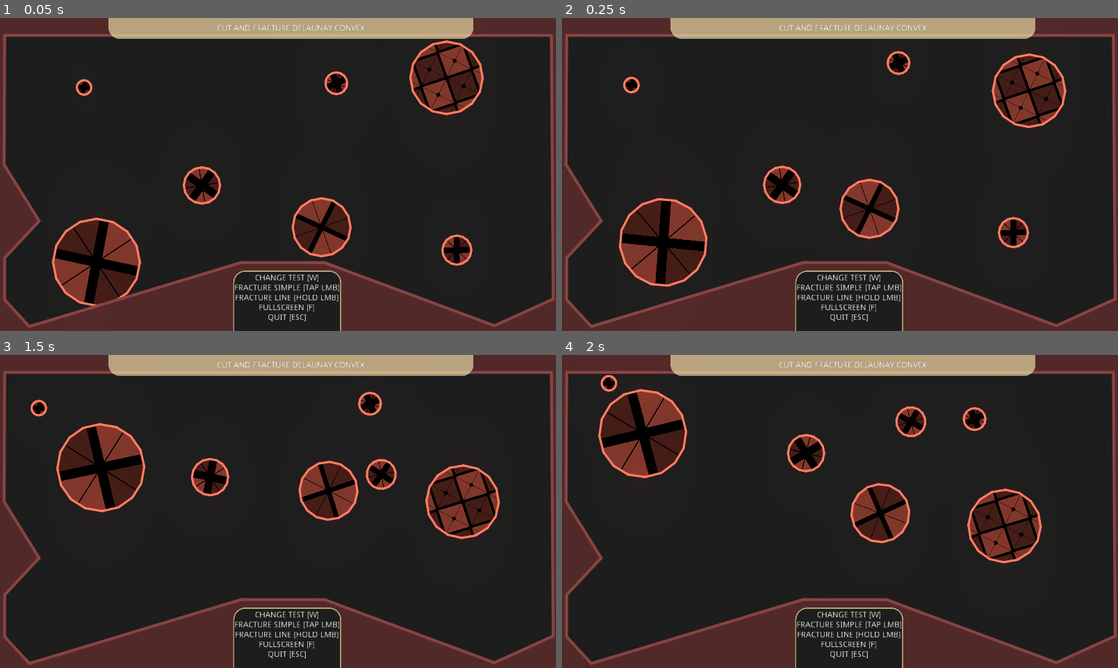
Above: before the commit, frames 1-4 (two rows, left to right).
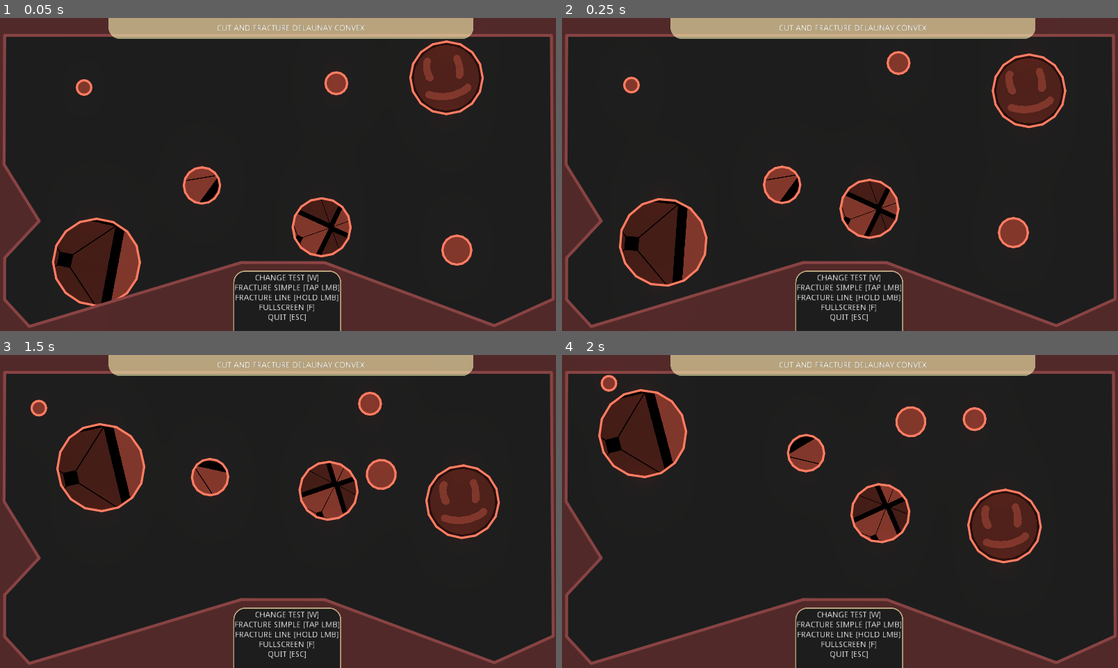
Above: after the commit, the same moments.

Repository: SoloByte/godot-polygon2d-fracture
Game: Godot game, scene res://demo/src/Main.tscn
Same seed, same stepped clock (60 frames per second), same inputs: the game is played once before the commit and once after it.
Inputs (mouse positions are in pixels of both pictures, inside the frame that each line leads up to):
- Up to frame 1 (0.05 s): no input
- Up to frame 2 (0.25 s): no input
- Up to frame 3 (1.5 s): move the mouse to (400, 495) at 0.52 s; hold S (fracture) 0.53-1.28 s; click (400, 495) at 0.67 s; move the mouse to (166, 527) at 1.27 s; tap Q (auto) at 1.35 s; click (166, 527) at 1.42 s
- Up to frame 4 (2 s): tap S (fracture) at 1.55 s

The runs differ from the first frame. In frame 1, 5.6% of the frame differs, in the area x 9-87%, y 8-92%; in frame 2, 5.6%; in frame 3, 5.6%, in the area x 5-90%, y 12-58%; in frame 4, 5.6%.

Commit message:
polygon cutFracture texture system works now. (also simplified)

Diff:
--- a/demo/src/CutFracture.gd
+++ b/demo/src/CutFracture.gd
@@ -222,9 +222,8 @@
 			var mass : float = s_mass * area_p
 			var dir : Vector2 = (shape.spawn_pos - cut_pos).normalized()
 
-			var texture_info : Dictionary = source.getTextureDetails()
-			var texture_offset : Vector2 = shape.spawn_pos - source.global_position
-			texture_info.offset += texture_offset.rotated(-source.global_rotation)
+			var texture_info : Dictionary = source.getTextureInfo()
+			texture_info.offset += shape.centroid.rotated(texture_info.rot)
 
 			call_deferred("spawnRigibody2d", shape, source.modulate, s_lin_vel + dir * cut_force, s_ang_vel, mass, cut_pos,texture_info)
 
--- a/demo/src/RigidBody2D.gd
+++ b/demo/src/RigidBody2D.gd
@@ -5,7 +5,13 @@
 #export(Vector2) var rand_angular_velocity_range = Vector2(-10.0, 10.0)
 export(float) var radius : float = 250.0
 export(int, 0, 5, 1) var smoothing : int = 1
+
 export(bool) var placed_in_level : bool = false
+export(bool) var randomize_texture_properties : bool = true
+export(Texture) var poly_texture
+
+
+
 
 onready var _polygon2d := $Polygon2D
 onready var _line2d := $Polygon2D/Line2D
@@ -16,16 +22,18 @@
 
 func _ready() -> void:
 	_rng.randomize()
-	var poly = PolygonLib.createCirclePolygon(radius, smoothing)
-	setPolygon(poly)
-	linear_velocity = Vector2.RIGHT.rotated(PI * 2.0 * _rng.randf()) * _rng.randf_range(rand_linear_velocity_range.x, rand_linear_velocity_range.y)
-#	angular_velocity = _rng.randf_range(rand_angular_velocity_range.x, rand_angular_velocity_range.y)
+	if placed_in_level:
+		var poly = PolygonLib.createCirclePolygon(radius, smoothing)
+		setPolygon(poly)
 
+		linear_velocity = Vector2.RIGHT.rotated(PI * 2.0 * _rng.randf()) * _rng.randf_range(rand_linear_velocity_range.x, rand_linear_velocity_range.y)
 
-	if placed_in_level:
-		var rand_scale : float = _rng.randf_range(0.5, 2.0)
-		_polygon2d.texture_scale = Vector2(rand_scale, rand_scale)
-		_polygon2d.texture_rotation = _rng.randf_range(0.0, PI * 2.0)
+		_polygon2d.texture = poly_texture
+		if randomize_texture_properties:
+			var rand_scale : float = _rng.randf_range(0.5, 2.0)
+			_polygon2d.texture_scale = Vector2(rand_scale, rand_scale)
+			_polygon2d.texture_rotation = _rng.randf_range(0.0, PI * 2.0)
+			_polygon2d.texture_offset = Vector2(_rng.randf_range(-500, 500), _rng.randf_range(-500, 500))
 
 
 
@@ -46,7 +54,7 @@
 	_polygon2d.texture_rotation = texture_info.rot
 
 
-func getTextureDetails() -> Dictionary:
+func getTextureInfo() -> Dictionary:
 	return {"texture" : _polygon2d.texture, "rot" : _polygon2d.texture_rotation, "offset" : _polygon2d.texture_offset, "scale" : _polygon2d.texture_scale}
 
 
--- a/demo/src/RigidBody2D.tscn
+++ b/demo/src/RigidBody2D.tscn
@@ -1,7 +1,6 @@
-[gd_scene load_steps=4 format=2]
+[gd_scene load_steps=3 format=2]
 
 [ext_resource path="res://demo/src/RigidBody2D.gd" type="Script" id=1]
-[ext_resource path="res://demo/tile-test-01.png" type="Texture" id=2]
 
 [sub_resource type="PhysicsMaterial" id=1]
 friction = 0.0
@@ -21,7 +20,6 @@
 [node name="Polygon2D" type="Polygon2D" parent="."]
 show_behind_parent = true
 color = Color( 0.545098, 0.545098, 0.545098, 1 )
-texture = ExtResource( 2 )
 
 [node name="Line2D" type="Line2D" parent="Polygon2D"]
 default_color = Color( 1.25, 1.25, 1.25, 1 )
--- a/demo/test-scenes/cut-scenes/usable/CutFracture.tscn
+++ b/demo/test-scenes/cut-scenes/usable/CutFracture.tscn
@@ -6,6 +6,9 @@
 [ext_resource path="res://demo/src/CutFracture.gd" type="Script" id=4]
 [ext_resource path="res://demo/src/CutShapeVisualizer.tscn" type="PackedScene" id=5]
 [ext_resource path="res://pool-manager/Pool2DBasic.tscn" type="PackedScene" id=6]
+[ext_resource path="res://demo/smiley-face.png" type="Texture" id=7]
+[ext_resource path="res://demo/tile-test-01.png" type="Texture" id=8]
+[ext_resource path="res://demo/src/RigidBody2D.gd" type="Script" id=9]
 
 [sub_resource type="PhysicsMaterial" id=1]
 friction = 0.0
@@ -25,11 +28,37 @@
 [node name="SourcePolygons" type="Node2D" parent="CutFracture" index="0"]
 show_behind_parent = true
 
-[node name="RigidBody2D" parent="CutFracture/SourcePolygons" index="0" instance=ExtResource( 2 )]
+[node name="RigidBody2D" type="RigidBody2D" parent="CutFracture/SourcePolygons" index="0"]
 position = Vector2( 1139.98, -682.293 )
+collision_layer = 4
+collision_mask = 5
+mass = 100.0
 physics_material_override = SubResource( 1 )
+gravity_scale = 0.0
+script = ExtResource( 9 )
 rand_linear_velocity_range = Vector2( 500, 1000 )
 placed_in_level = true
+randomize_texture_properties = false
+poly_texture = ExtResource( 7 )
+
+[node name="CollisionPolygon2D" type="CollisionPolygon2D" parent="CutFracture/SourcePolygons/RigidBody2D" index="0"]
+
+[node name="Polygon2D" type="Polygon2D" parent="CutFracture/SourcePolygons/RigidBody2D" index="1"]
+show_behind_parent = true
+color = Color( 0.545098, 0.545098, 0.545098, 1 )
+texture_offset = Vector2( 256, 256 )
+
+[node name="Line2D" type="Line2D" parent="CutFracture/SourcePolygons/RigidBody2D/Polygon2D" index="0"]
+default_color = Color( 1.25, 1.25, 1.25, 1 )
+joint_mode = 2
+begin_cap_mode = 2
+end_cap_mode = 2
+antialiased = true
+
+[node name="Center" type="Polygon2D" parent="CutFracture/SourcePolygons/RigidBody2D" index="2"]
+visible = false
+color = Color( 0, 0, 0, 1 )
+polygon = PoolVector2Array( -10.3909, 0.536697, -0.314636, -12.5448, 10.6455, 0.183144, 0.0389175, 12.0272 )
 
 [node name="RigidBody2D2" parent="CutFracture/SourcePolygons" index="1" instance=ExtResource( 2 )]
 position = Vector2( 1241.69, 542.444 )
@@ -46,6 +75,7 @@
 rand_linear_velocity_range = Vector2( 500, 1000 )
 radius = 300.0
 placed_in_level = true
+poly_texture = ExtResource( 8 )
 
 [node name="RigidBody2D4" parent="CutFracture/SourcePolygons" index="3" instance=ExtResource( 2 )]
 position = Vector2( -1322.21, -597.536 )
@@ -62,6 +92,7 @@
 rand_linear_velocity_range = Vector2( 500, 1000 )
 radius = 125.0
 placed_in_level = true
+poly_texture = ExtResource( 8 )
 
 [node name="RigidBody2D6" parent="CutFracture/SourcePolygons" index="5" instance=ExtResource( 2 )]
 position = Vector2( 402.595, -606.012 )
@@ -78,6 +109,7 @@
 rand_linear_velocity_range = Vector2( 500, 1000 )
 radius = 200.0
 placed_in_level = true
+poly_texture = ExtResource( 8 )
 
 [node name="Parent" type="Node2D" parent="CutFracture" index="1"]
 
Binary file added: demo/smiley-face.png
Not shown, added: demo/smiley-face.png.import
Not shown: 1 places in demo/test-scenes/cut-scenes/usable/CutFracture.tscn that only renumber resources
